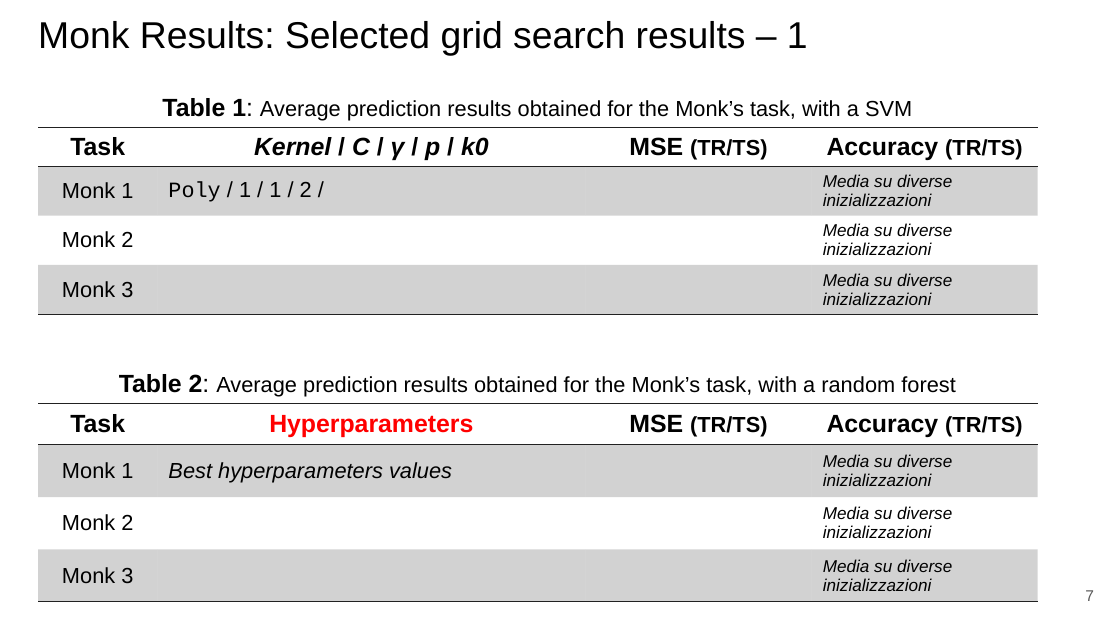
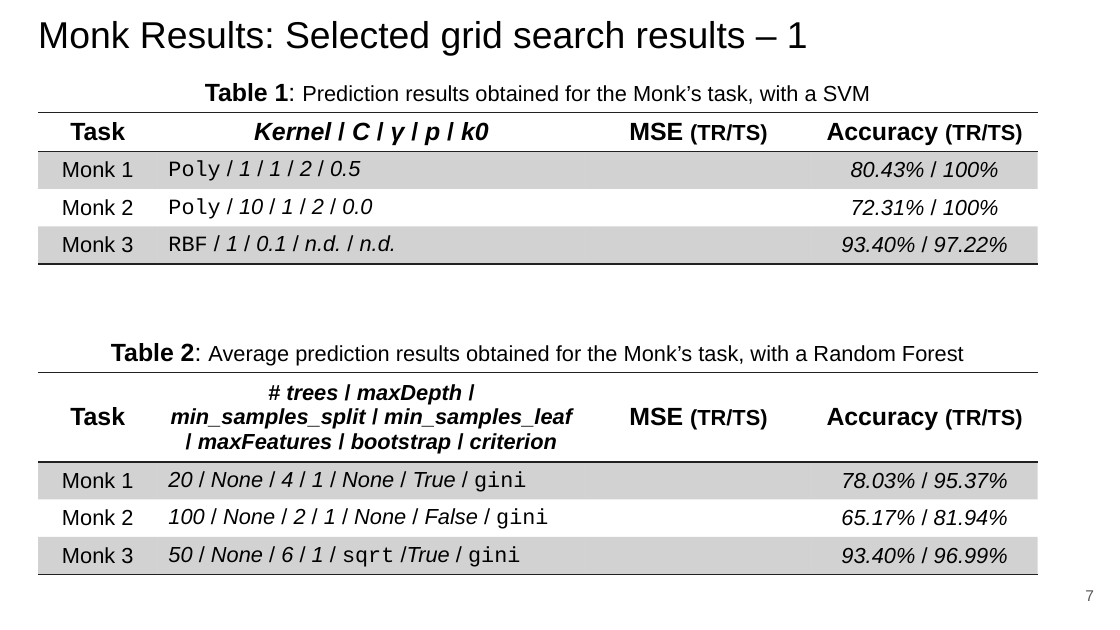
Before and after one commit to paolo-junior-mollica/machine-learning-project, a slide deck: slide 7 of relazione/ML-2023-PRJ-Slides-Demo.pptx. Drawn at 1120x630 pixels with LibreOffice and Linux fonts; fonts in the diff are those of the drawing. Boxes give left, top, right and bottom in pixels: in the first picture for what was removed or moved away, otherwise in the second. Text is boxed around its words. In the diff, an @@ line names an element or a change of style, - is before the commit and + after.

```diff
--- a/relazione/ML-2023-PRJ-Slides-Demo.pptx
+++ b/relazione/ML-2023-PRJ-Slides-Demo.pptx
@@ text at (205, 83, 870, 104): text changed @@
-Table 1: Average prediction results obtained for the Monk’s task, with a SVM
+Table 1: Prediction results obtained for the Monk’s task, with a SVM
@@ table at (38, 112, 1037, 265) @@
-row 2, column 2: Poly / 1 / 1 / 2 /
+row 2, column 2: Poly / 1 / 1 / 2 / 0.5
-row 2, column 4: Media su diverse inizializzazioni
+row 2, column 4: 80.43% / 100%
-row 3, column 2: 
+row 3, column 2: Poly / 10 / 1 / 2 / 0.0
-row 3, column 4: Media su diverse inizializzazioni
+row 3, column 4: 72.31% / 100%
-row 4, column 2: 
+row 4, column 2: RBF / 1 / 0.1 / n.d. / n.d.
-row 4, column 4: Media su diverse inizializzazioni
+row 4, column 4: 93.40% / 97.22%
@@ table: place and size @@
-table at (38, 128, 1037, 326)
+table at (38, 112, 1037, 265)
@@ text at (111, 343, 964, 366): text changed @@
-Table 2: Average prediction results obtained for the Monk’s task, with a random forest
+Table 2: Average prediction results obtained for the Monk’s task, with a Random Forest
@@ table at (38, 373, 1037, 575) @@
-row 1, column 2: Hyperparameters
+row 1, column 2: # trees / maxDepth / min_samples_split / min_samples_leaf / maxFeatures / bootstrap / criterion
-row 2, column 2: Best hyperparameters values
+row 2, column 2: 20 / None / 4 / 1 / None / True / gini
-row 2, column 4: Media su diverse inizializzazioni
+row 2, column 4: 78.03% / 95.37%
-row 3, column 2: 
+row 3, column 2: 100 / None / 2 / 1 / None / False / gini
-row 3, column 4: Media su diverse inizializzazioni
+row 3, column 4: 65.17% / 81.94%
-row 4, column 2: 
+row 4, column 2: 50 / None / 6 / 1 / sqrt /True / gini
-row 4, column 4: Media su diverse inizializzazioni
+row 4, column 4: 93.40% / 96.99%
@@ table: place and size @@
-table at (38, 403, 1037, 601)
+table at (38, 373, 1037, 575)
```
Also in this commit, not shown: 15 other slides changed, 1 slide added.
